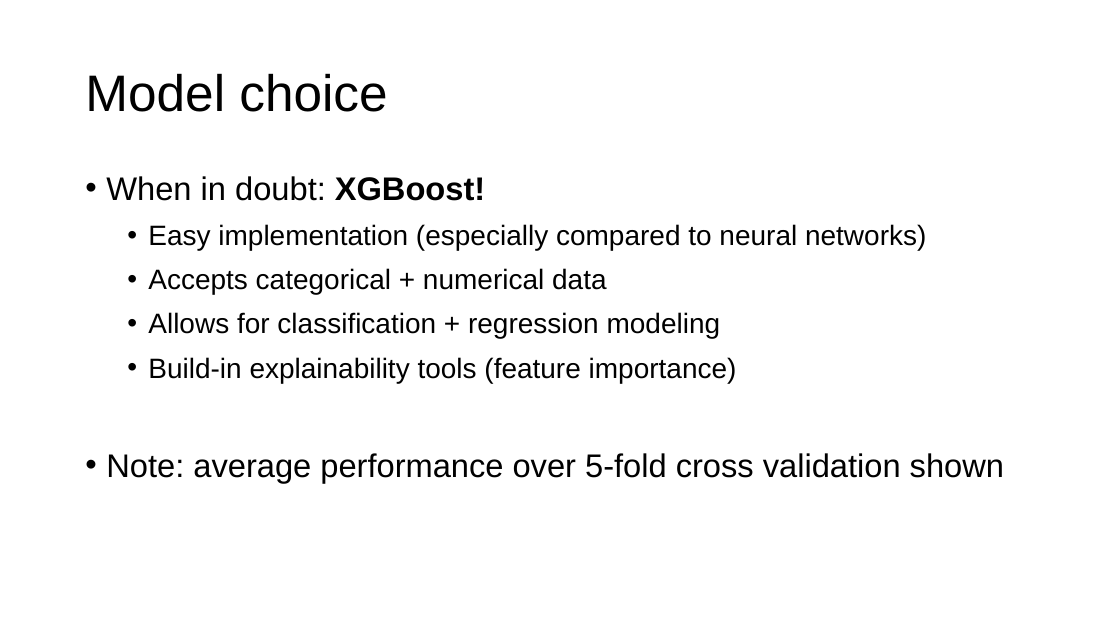
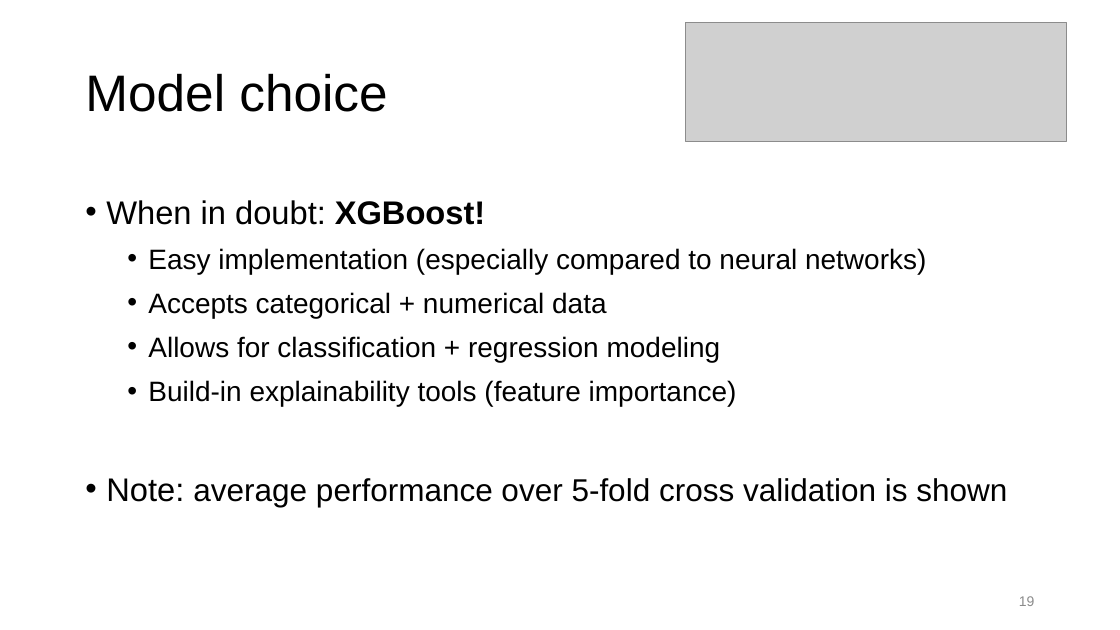
Before and after one commit to JeroenBuil/natural-cycles-assignment, a slide deck: slide 19 of reports/Natural Cycles - Assignment Report - Jeroen Buil.pptx. Drawn at 1120x630 pixels with LibreOffice and Linux fonts; fonts in the diff are those of the drawing; grey boxes stand for pictures. Boxes give left, top, right and bottom in pixels: in the first picture for what was removed or moved away, otherwise in the second. Text is boxed around its words. In the diff, an @@ line names an element or a change of style, - is before the commit and + after.

```diff
--- a/reports/Natural Cycles - Assignment Report - Jeroen Buil.pptx
+++ b/reports/Natural Cycles - Assignment Report - Jeroen Buil.pptx
@@ picture added at (686,23,1067,141) @@
@@ text at (106,200,485,225): line spacing 0.9 to 1.5 @@
@@ text at (106,478,1007,507): text changed; size 28 to 27 pt @@
-• Note: average performance over 5-fold cross validation shown
+• Note: average performance over 5-fold cross validation is shown
@@ page number added at (1019,596,1035,606), 12 pt, text #8C8C8C @@
+19
```
Also in this commit, not shown: 21 other slides changed, 1 slide added, 1 slide removed, 2 other files.
